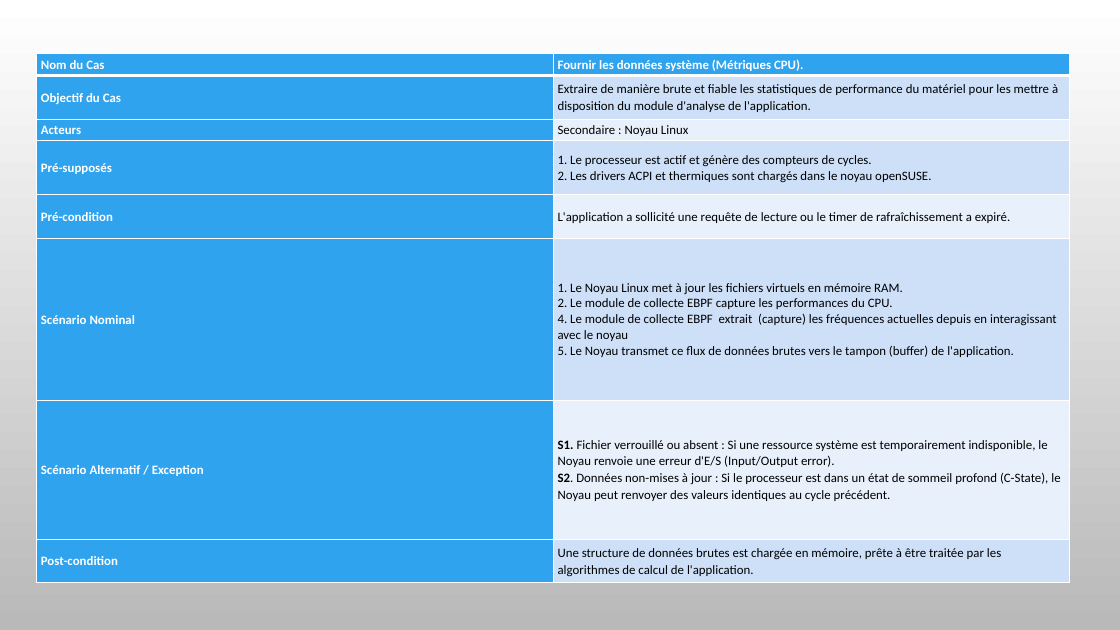
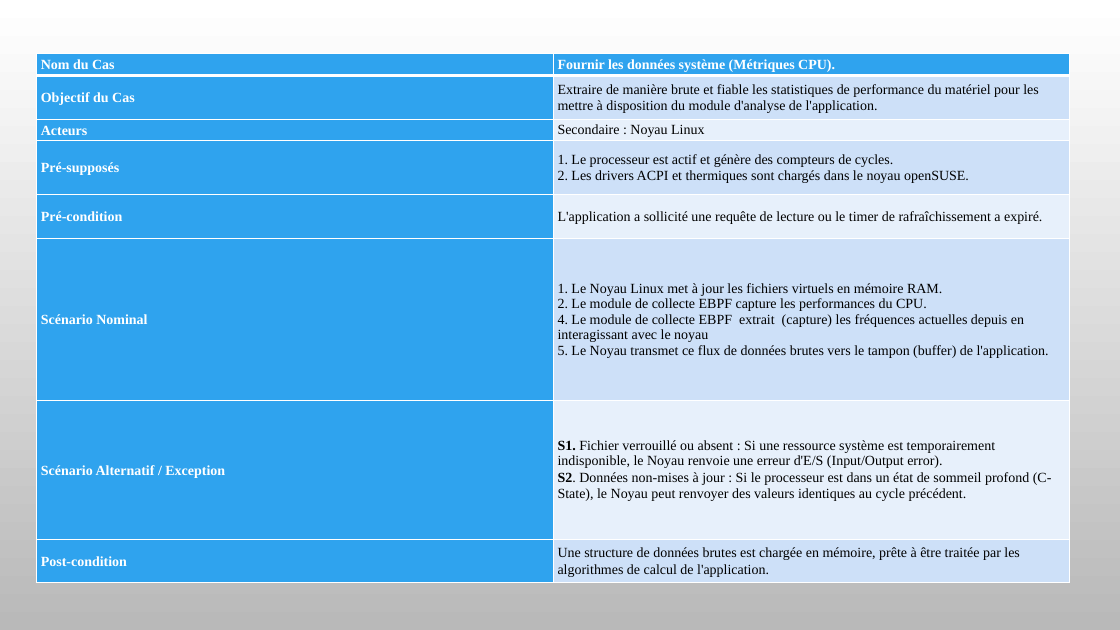
Before and after one commit to OpenSecureFoundation/Linux-Multicore-Monitor, a slide deck: slide 17 of Dossier d'analyse 2.pptx. Drawn at 1120x630 pixels with LibreOffice and Linux fonts; fonts in the diff are those of the drawing; background and template pictures are left out. Boxes give left, top, right and bottom in pixels: in the first picture for what was removed or moved away, otherwise in the second. Text is boxed around its words. In the diff, an @@ line names an element or a change of style, - is before the commit and + after.

```diff
--- a/Dossier d'analyse 2.pptx
+++ b/Dossier d'analyse 2.pptx
@@ table at <box>36,54,1070,583</box> @@
@@ size 11 to 12 pt, font Calibri to Times New Roman @@
```
Also in this commit, not shown: 15 other slides changed, 2 other files.
